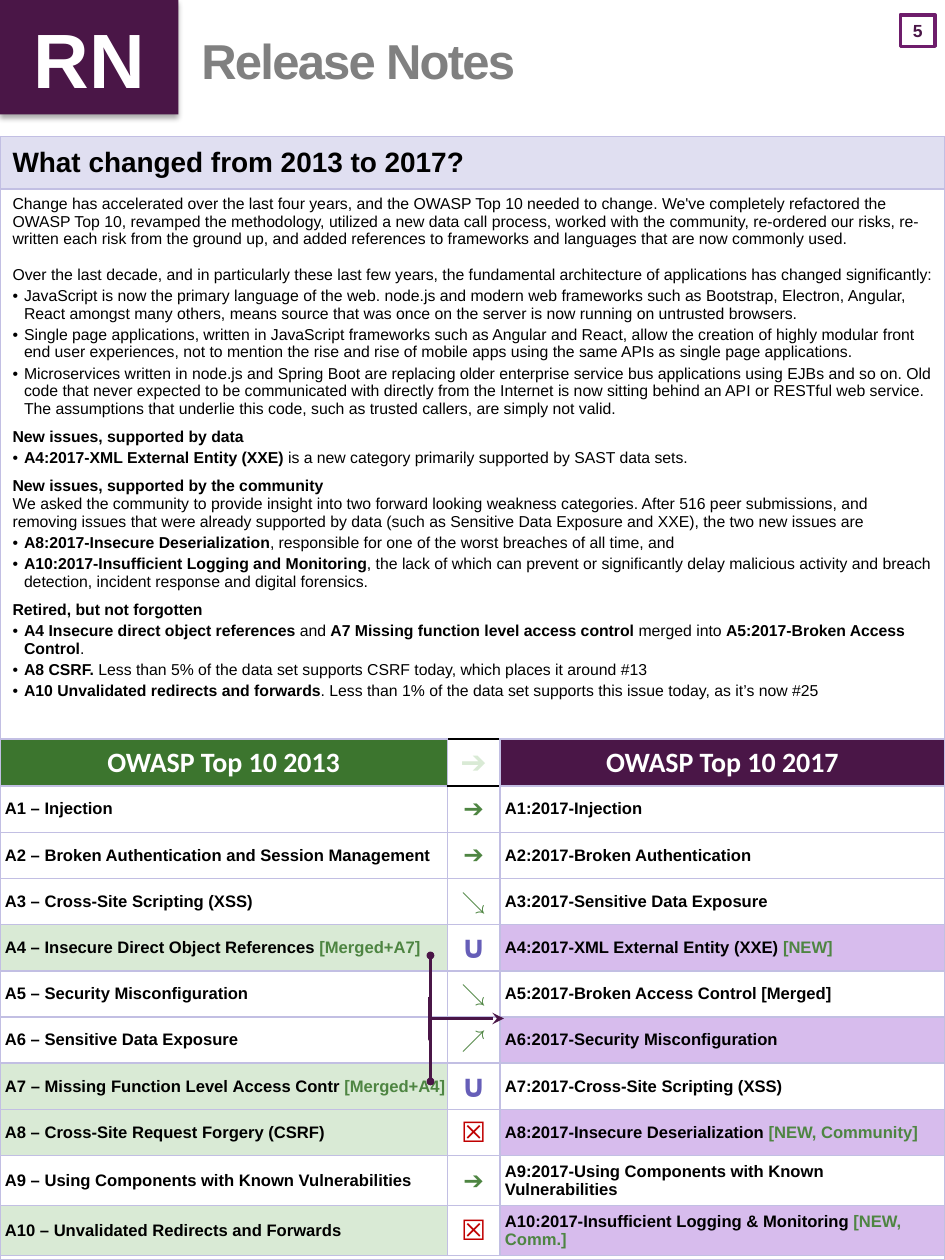
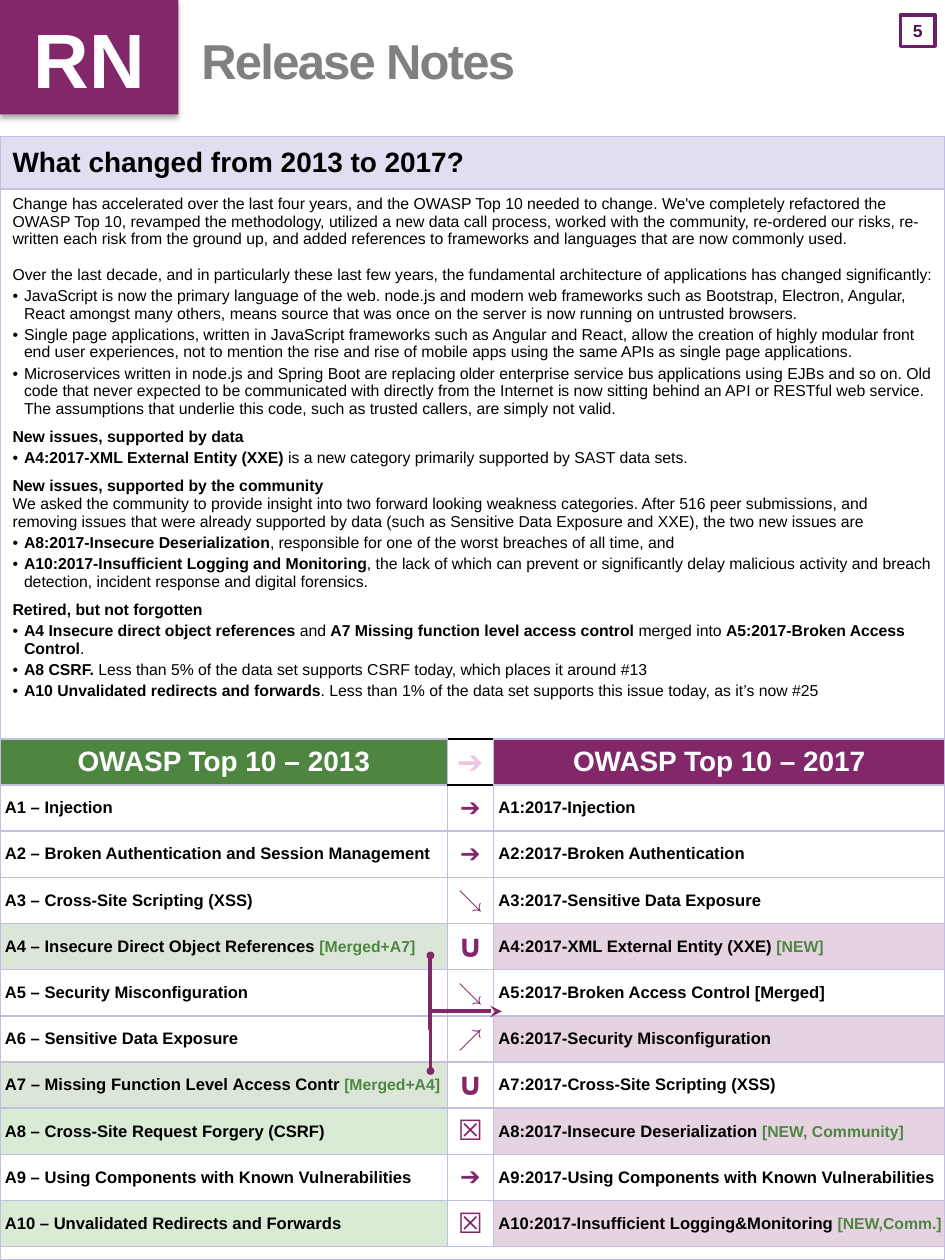
Before and after one commit to OWASP/Top10, a slide deck: slide 6 of 2017/OWASP Top 10 2017 GM (en).pptx. Drawn at 945x1260 pixels with LibreOffice and Linux fonts; fonts in the diff are those of the drawing. Boxes give left, top, right and bottom in pixels: in the first picture for what was removed or moved away, otherwise in the second. Text is boxed around its words. In the diff, an @@ line names an element or a change of style, - is before the commit and + after.

```diff
--- a/2017/OWASP Top 10 2017 GM (en).pptx
+++ b/2017/OWASP Top 10 2017 GM (en).pptx
@@ text "RN" at <box>0,0,179,115</box>: fill #4A1647 to #83276B @@
@@ table at <box>0,740,945,1247</box> @@
-row 1, column 1: OWASP Top 10 2013
+row 1, column 1: OWASP Top 10 – 2013
-row 1, column 3: OWASP Top 10 2017
+row 1, column 3: OWASP Top 10 – 2017
-row 11, column 3: A10:2017-Insufficient Logging & Monitoring [NEW, Comm.]
+row 11, column 3: A10:2017-Insufficient Logging&Monitoring [NEW,Comm.]
@@ fill #3C752E to #4E8541 in row 1, column 1 @@
@@ fill #4A1647 to #83276B in row 1, column 3 @@
@@ fill #D9EAD5 to #4E8541 at 20% opacity in 2 cells @@
@@ fill #D7BCED to #83276B at 20% opacity in 4 cells @@
@@ text colour #D9EAD5 to #EEC4E3 in "➔" @@
@@ text colour #4E8542 to #83276B in "➔", "➔", "↘", "↘" and 2 more places @@
@@ size 9.5 to 9 pt in "[Merged+A7]", "[NEW]", "[Merged+A4]", "[NEW, Community]" @@
@@ text colour #665EB8 to #83276B in "∪", "∪" @@
@@ text colour #C00000 to #83276B in "☒", "☒" @@
@@ elbow double arrow moved from (431, 955) - (504, 1018) to (431, 955) - (501, 1012) @@
@@ elbow double arrow (431, 955) - (501, 1012): stroke #4A1647 2.25 pt to #83276B 2.25 pt @@
@@ elbow arrow moved from (431, 1081) - (431, 998) to (431, 1071) - (431, 987) @@
@@ elbow arrow (431, 1071) - (431, 987): stroke #4A1647 2.25 pt to #83276B 2.25 pt @@
```
Also in this commit, not shown: 25 other slides changed, 2 other files.
